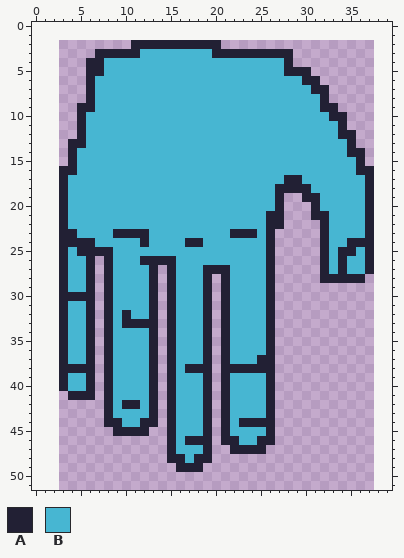
Sprite sheet -- assets/opponent_hand.png. Above, as it was before the edit.
The file is 35x80 pixels. Shown: x 0..39, y 0..51. The old version is drawn lined up with the new one, on the new canvas.
Palette (. is transparent): A #222034  B #47b6d2
Pixels before, first column x 3:
 2 ........AAAAAAAAAA.................
 3 ....AAAAABBBBBBBBAAAAAAAAA.........
 4 ...AABBBBBBBBBBBBBBBBBBBBA.........
 5 ...AABBBBBBBBBBBBBBBBBBBBAAA.......
 6 ...ABBBBBBBBBBBBBBBBBBBBBBBAA......
 7 ...ABBBBBBBBBBBBBBBBBBBBBBBBAA.....
 8 ...ABBBBBBBBBBBBBBBBBBBBBBBBBA.....
 9 ..AABBBBBBBBBBBBBBBBBBBBBBBBBAA....
10 ..ABBBBBBBBBBBBBBBBBBBBBBBBBBBAA...
11 ..ABBBBBBBBBBBBBBBBBBBBBBBBBBBBA...
12 ..ABBBBBBBBBBBBBBBBBBBBBBBBBBBBAA..
13 .AABBBBBBBBBBBBBBBBBBBBBBBBBBBBBA..
14 .ABBBBBBBBBBBBBBBBBBBBBBBBBBBBBBAA.
15 .ABBBBBBBBBBBBBBBBBBBBBBBBBBBBBBBA.
16 AABBBBBBBBBBBBBBBBBBBBBBBBBBBBBBBAA
17 ABBBBBBBBBBBBBBBBBBBBBBBBAABBBBBBBA
18 ABBBBBBBBBBBBBBBBBBBBBBBAAAABBBBBBA
19 ABBBBBBBBBBBBBBBBBBBBBBBA..AABBBBBA
20 ABBBBBBBBBBBBBBBBBBBBBBBA...ABBBBBA
21 ABBBBBBBBBBBBBBBBBBBBBBAA...AABBBBA
22 ABBBBBBBBBBBBBBBBBBBBBBAA....ABBBBA
23 AABBBBAAAABBBBBBBBBAAABA.....ABBBBA
24 AAAABBBBBABBBBAABBBBBBBA.....ABBAAA
25 ABAAAABBBBBBBBBBBBBBBBBA.....ABAABA
26 ABBA.ABBBAAAABBBBBBBBBBA.....ABABBA
27 ABBA.ABBBBA.ABBBAAABBBBA.....ABABBA
28 ABBA.ABBBBA.ABBBA.ABBBBA.....AAAAA.
29 ABBA.ABBBBA.ABBBA.ABBBBA...........
30 AAAA.ABBBBA.ABBBA.ABBBBA...........
31 ABBA.ABBBBA.ABBBA.ABBBBA...........
32 ABBA.ABABBA.ABBBA.ABBBBA...........
33 ABBA.ABAAAA.ABBBA.ABBBBA...........
34 ABBA.ABBBBA.ABBBA.ABBBBA...........
35 ABBA.ABBBBA.ABBBA.ABBBBA...........
36 ABBA.ABBBBA.ABBBA.ABBBBA...........
37 ABBA.ABBBBA.ABBBA.ABBBAA...........
38 AAAA.ABBBBA.ABAAA.AAAAAA...........
39 ABBA.ABBBBA.ABBBA.ABBBBA...........
40 ABBA.ABBBBA.ABBBA.ABBBBA...........
41 .AAA.ABBBBA.ABBBA.ABBBBA...........
42 .....ABAABA.ABBBA.ABBBBA...........
43 .....ABBBBA.ABBBA.ABBBBA...........
44 .....AABBAA.ABBBA.ABAAAA...........
45 ......AAAA..ABBBA.ABBBBA...........
46 ............ABAAA.AABBAA...........
47 ............ABBBA..AAAA............
48 ............AABAA..................
49 .............AAA...................
After:
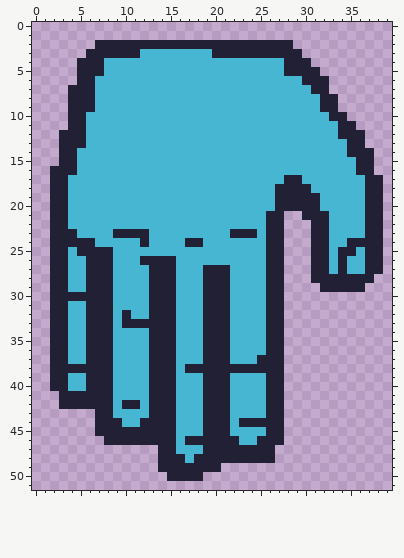
Author's note on the commit: adjust player/opponent hand textures
Edits made:
canvas 35x80 -> 41x81, the old top-left corner now at 3,2 (the part of the old canvas that was cut away was empty and is not shown)
Colour A now appears in row 2 at x 7 to 10 and 21 to 28; in row 3 at x 6 and 29; in row 4 at x 5 and 29 to 30; in row 5 at x 5 and 31; in row 6 at x 5 and 32; in row 7 at x 4 to 5.
Colour A now appears in row 8 at x 4 to 5 and 33; in rows 9 to 10 at x 4; in row 11 at x 4 and 35; in row 12 at x 3 to 4 and 36; in row 13 at x 3 and 36; in rows 14 to 15 at x 3 and 37.
Colour A now appears in row 16 at x 2; in rows 17 to 18 at x 2 and 38; in row 19 at x 2, 28 to 29 and 38; in row 20 at x 2, 28 to 30 and 38; in row 21 at x 2, 30 and 38; in row 22 at x 2, 31 and 38.
Colour A now appears in rows 23 to 25 at x 2, 27, 31 and 38; in row 26 at x 2, 7, 27, 31 and 38; in row 27 at x 2, 7, 14, 27, 31 and 38; in row 28 at x 2, 7, 14, 20, 27, 31 and 37; in row 29 at x 2, 7, 14, 20, 27 and 32 to 36; in rows 30 to 40 at x 2, 7, 14, 20 and 27.
Colour A now appears in row 41 at x 3, 7, 14, 20 and 27; in row 42 at x 3 to 7, 14, 20 and 27; in rows 43 to 44 at x 7, 14, 20 and 27; in row 45 at x 7 to 8, 13 to 14, 20 and 27; in row 46 at x 8 to 14, 20 and 27; in row 47 at x 14, 20 to 21 and 26.
Colour A now appears in row 48 at x 14 and 20 to 26; in row 49 at x 14 to 15 and 19 to 20; in row 50 at x 15 to 18.
Changed places in both pictures, as pixel boxes (x1, y1, x2, y2):
added: (50, 40, 383, 481)
